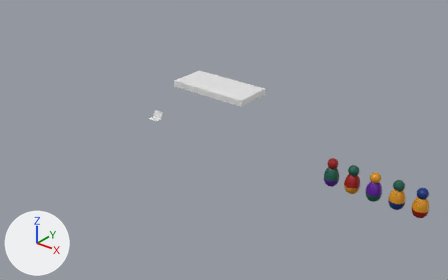
The Blender file art/funny_business.blend: old version first, new version second.
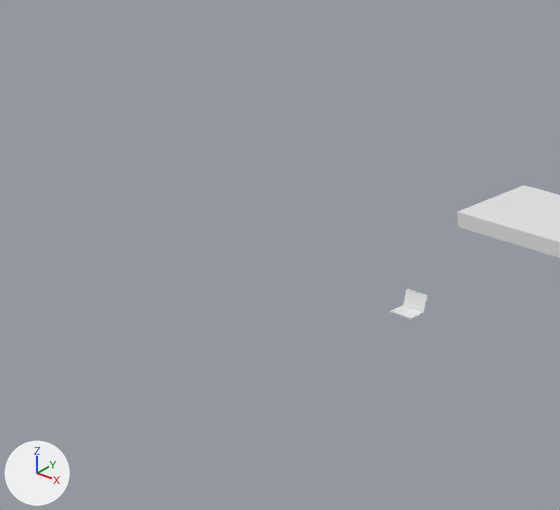
Each version is shown whole from a 50 mm camera at (65.7, -64.4, 40.5) aimed at (12.8, 1.8, -0.6), then close up on the part from 0% to 48% of the width and 0% to 69% of the height. Every picture has the same lights, and +X, +Y and +Z are marked at lower left.

In view in the first close-up: 'Laptop', 'LaptopScreen', 'Stage'.
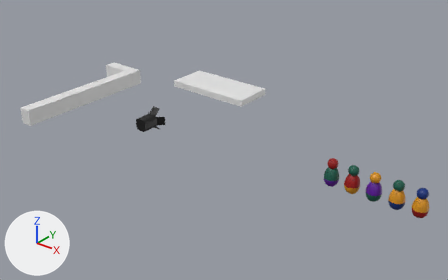
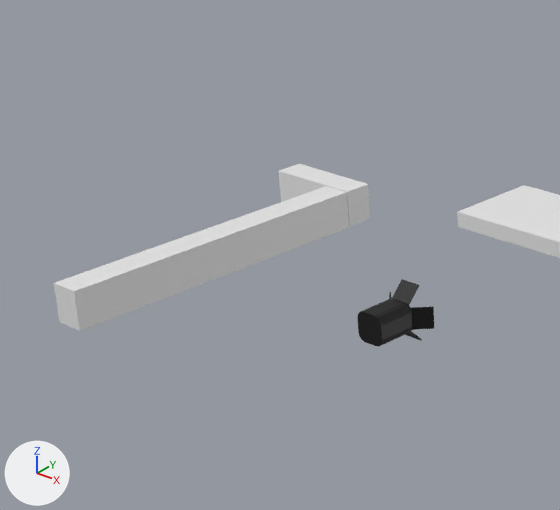
What differs and where, as boxes (x1, y1, x2, y2) in the close-ups (560 x 510 px):
'Bar', shown
    after: (54, 164, 370, 331)
'Spotlight', added (black)
    after: (357, 279, 434, 346)
'Laptop', hidden
    before: (390, 288, 428, 319)
'LaptopScreen', hidden
    before: (404, 289, 426, 312)

The change, as a diff of the scene's bpy script:
```diff
--- a/art/funny_business.blend.py
+++ b/art/funny_business.blend.py
@@ mat_material_001 @@
+mat_material_001 = principled_material('Material.001')
+mat_material_001.base_color = (0.0, 0.0, 0.0)  # black #000000
@@ me_cube_007 @@
+me_cube_007.from_pydata(...)  # 128 vertices, 76 faces; spans x -1.87..1.87, y -3.19..0.46, z -1.87..1.87
+me_cube_007.materials.append(mat_material_001)  # black #000000
@@ ob_laptop @@
 ob_laptop.scale = (0.879, 0.565, 0.0441)
+ob_laptop.hide_set(True)  # its collection is switched off
@@ ob_laptopscreen @@
 ob_laptopscreen.scale = (0.879, 0.565, 0.0441)
+ob_laptopscreen.hide_set(True)  # its collection is switched off
@@ ob_bar @@
 ob_bar.location = (-14.11, -3.28, 1.09)
-ob_bar.hide_set(True)  # its collection is switched off
@@ ob_spotlight @@
+ob_spotlight = bpy.data.objects.new('Spotlight', me_cube_007)
+ob_spotlight.location = (0.0, 0.0, 0.0)
```
